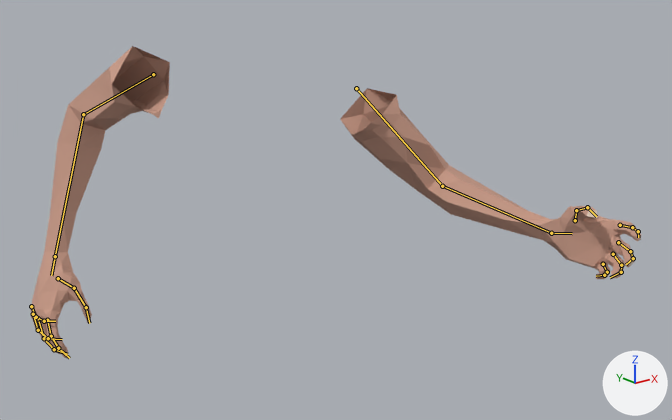
An edit to the Blender file ScoopsField/res/models/viewmodel.blend, drawn before and after from the same camera.
Before and after are seen from a camera (50 mm lens) standing at (-0.866, -1.291, 0.217) and looking at (0.047, -0.149, -0.239). Every picture has the same lights, and +X, +Y and +Z are marked at lower right. The first picture is the older version. Both versions are drawn at frame 12 of the action 'run'; the numbers are the values there. The bones that change, and the others that lie on the model, are drawn over the model as lines.

The first picture shows 'Viewmodel'.
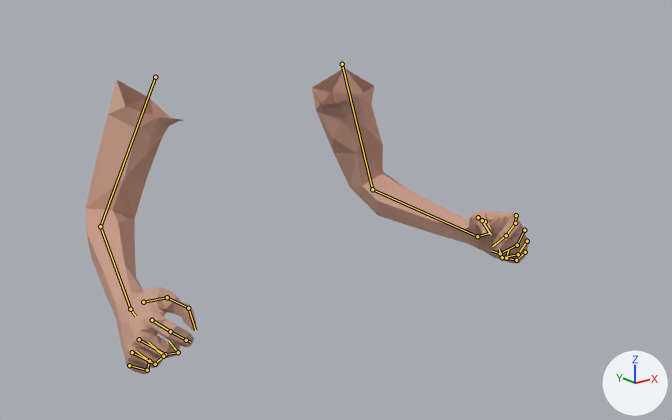
Changed parts and their boxes [x1, y1, x2, y2] in the pictures (672 x 420 px):
```json
{"object": "Viewmodel", "change": "posed", "before": [31, 46, 641, 359], "after": [85, 68, 529, 374], "on screen": "27% narrower"}
{"bone": "upperarm_l", "before": "(356, 88) to (442, 186)", "after": "(342, 64) to (372, 189)"}
{"bone": "index_01_l", "before": "(620, 225) to (632, 227)", "after": "(516, 215) to (515, 223)"}
{"bone": "middle_01_l", "before": "(618, 242) to (630, 251)", "after": "(524, 230) to (517, 245)"}
{"bone": "pinky_01_l", "before": "(603, 264) to (607, 272)", "after": "(525, 252) to (516, 260)"}
{"bone": "ring_01_l", "before": "(613, 254) to (621, 265)", "after": "(527, 241) to (518, 254)"}
{"bone": "thumb_01_l", "before": "(575, 220) to (576, 210)", "after": "(485, 221) to (478, 217)"}
{"bone": "thumb_02_l", "before": "(576, 210) to (587, 207)", "after": "(478, 217) to (482, 220)"}
{"bone": "upperarm_r", "before": "(153, 74) to (83, 114)", "after": "(155, 77) to (100, 226)"}
{"bone": "index_01_r", "before": "(47, 320) to (51, 336)", "after": "(152, 320) to (170, 331)"}
{"bone": "middle_01_r", "before": "(38, 318) to (44, 338)", "after": "(139, 339) to (165, 354)"}
{"bone": "pinky_01_r", "before": "(31, 306) to (36, 317)", "after": "(129, 365) to (147, 370)"}
{"bone": "ring_01_r", "before": "(33, 314) to (38, 330)", "after": "(132, 352) to (155, 364)"}
{"bone": "thumb_01_r", "before": "(58, 278) to (74, 288)", "after": "(143, 302) to (167, 297)"}
{"bone": "thumb_02_r", "before": "(74, 288) to (86, 307)", "after": "(167, 297) to (188, 308)"}
```

Edits to the scene script, one JSON object a line:
```json
{"block": "bone_upperarm_l", "where": "bone_upperarm_l = bpy.data.objects['Skeleton'].pose.bones['upperarm_l']  # child of 'clavicle_l'"}
{"op": "set", "path": "bone_upperarm_l.rotation_euler", "old": "(0.0, 0.0, 0.0)", "new": "(-0.105, 0.0873, -0.559)", "note": "degrees (0, 0, 0) -> degrees (-6, 5, -32)"}
{"block": "bone_index_01_l", "where": "bone_index_01_l = bpy.data.objects['Skeleton'].pose.bones['index_01_l']  # child of 'hand_l'"}
{"op": "set", "path": "bone_index_01_l.rotation_quaternion", "old": "(0.995, 0.102, 0.0, 0.0)", "new": "(0.944, 0.329, 0.0, 0.0)", "note": "degrees (12, 0, 0) -> degrees (38, 0, 0)"}
{"block": "bone_middle_01_l", "where": "bone_middle_01_l = bpy.data.objects['Skeleton'].pose.bones['middle_01_l']  # child of 'hand_l'"}
{"op": "set", "path": "bone_middle_01_l.rotation_quaternion", "old": "(0.987, 0.159, 0.0, 0.0)", "new": "(0.885, 0.465, 0.0, 0.0)", "note": "degrees (18, 0, 0) -> degrees (55, 0, 0)"}
{"block": "bone_pinky_01_l", "where": "bone_pinky_01_l = bpy.data.objects['Skeleton'].pose.bones['pinky_01_l']  # child of 'hand_l'"}
{"op": "set", "path": "bone_pinky_01_l.rotation_quaternion", "old": "(0.976, 0.218, 0.0, 0.0)", "new": "(0.818, 0.575, 0.0, 0.0)", "note": "degrees (25, 0, 0) -> degrees (70, 0, 0)"}
{"block": "bone_ring_01_l", "where": "bone_ring_01_l = bpy.data.objects['Skeleton'].pose.bones['ring_01_l']  # child of 'hand_l'"}
{"op": "set", "path": "bone_ring_01_l.rotation_quaternion", "old": "(0.981, 0.195, 0.0, 0.0)", "new": "(0.847, 0.532, 0.0, 0.0)", "note": "degrees (22, 0, 0) -> degrees (64, 0, 0)"}
{"block": "bone_thumb_01_l", "where": "bone_thumb_01_l = bpy.data.objects['Skeleton'].pose.bones['thumb_01_l']  # child of 'hand_l'"}
{"op": "set", "path": "bone_thumb_01_l.rotation_euler", "old": "(0.0, 0.0, 0.0)", "new": "(0.0698, 0.0524, -0.14)", "note": "degrees (0, 0, 0) -> degrees (4, 3, -8)"}
{"block": "bone_thumb_02_l", "where": "bone_thumb_02_l = bpy.data.objects['Skeleton'].pose.bones['thumb_02_l']  # child of 'thumb_01_l'"}
{"op": "set", "path": "bone_thumb_02_l.rotation_quaternion", "old": "(0.991, 0.13, 0.0, 0.0)", "new": "(0.977, 0.212, 0.0, 0.0)", "note": "degrees (15, 0, 0) -> degrees (24, 0, 0)"}
{"block": "bone_upperarm_r", "where": "bone_upperarm_r = bpy.data.objects['Skeleton'].pose.bones['upperarm_r']  # child of 'clavicle_r'"}
{"op": "set", "path": "bone_upperarm_r.rotation_euler", "old": "(0.0, 0.0, 0.0)", "new": "(-0.105, -0.0873, 0.559)", "note": "degrees (0, 0, 0) -> degrees (-6, -5, 32)"}
{"block": "bone_index_01_r", "where": "bone_index_01_r = bpy.data.objects['Skeleton'].pose.bones['index_01_r']  # child of 'hand_r'"}
{"op": "set", "path": "bone_index_01_r.location", "old": "(-0.001, 0.003, -0.001)", "new": "(0.0, 0.0, 0.0)"}
{"op": "set", "path": "bone_index_01_r.rotation_quaternion", "old": "(0.992, 0.101, 0.0, 0.0)", "new": "(0.887, 0.309, 0.0, 0.0)", "note": "degrees (12, 0, 0) -> degrees (38, 0, 0)"}
{"block": "bone_middle_01_r", "where": "bone_middle_01_r = bpy.data.objects['Skeleton'].pose.bones['middle_01_r']  # child of 'hand_r'"}
{"op": "set", "path": "bone_middle_01_r.location", "old": "(-0.001, 0.002, 0.001)", "new": "(0.0, 0.0, 0.0)"}
{"op": "set", "path": "bone_middle_01_r.rotation_quaternion", "old": "(0.987, 0.159, 0.0, 0.0)", "new": "(0.855, 0.449, 0.0, 0.0)", "note": "degrees (18, 0, 0) -> degrees (55, 0, 0)"}
{"block": "bone_pinky_01_r", "where": "bone_pinky_01_r = bpy.data.objects['Skeleton'].pose.bones['pinky_01_r']  # child of 'hand_r'"}
{"op": "set", "path": "bone_pinky_01_r.location", "old": "(0.0, -0.006, 0.0)", "new": "(0.0, 0.0, 0.0)"}
{"op": "set", "path": "bone_pinky_01_r.rotation_quaternion", "old": "(0.975, 0.218, 0.0, 0.0)", "new": "(0.811, 0.57, 0.0, 0.0)", "note": "degrees (25, 0, 0) -> degrees (70, 0, 0)"}
{"block": "bone_ring_01_r", "where": "bone_ring_01_r = bpy.data.objects['Skeleton'].pose.bones['ring_01_r']  # child of 'hand_r'"}
{"op": "set", "path": "bone_ring_01_r.location", "old": "(0.0, 0.0, 0.001)", "new": "(0.0, 0.0, 0.0)"}
{"op": "set", "path": "bone_ring_01_r.rotation_quaternion", "old": "(0.98, 0.195, 0.0, 0.0)", "new": "(0.831, 0.522, 0.0, 0.0)", "note": "degrees (22, 0, 0) -> degrees (64, 0, 0)"}
{"block": "bone_thumb_01_r", "where": "bone_thumb_01_r = bpy.data.objects['Skeleton'].pose.bones['thumb_01_r']  # child of 'hand_r'"}
{"op": "set", "path": "bone_thumb_01_r.rotation_euler", "old": "(0.0, 0.0, 0.0)", "new": "(0.0698, -0.0524, 0.14)", "note": "degrees (0, 0, 0) -> degrees (4, -3, 8)"}
{"block": "bone_thumb_02_r", "where": "bone_thumb_02_r = bpy.data.objects['Skeleton'].pose.bones['thumb_02_r']  # child of 'thumb_01_r'"}
{"op": "set", "path": "bone_thumb_02_r.rotation_quaternion", "old": "(0.991, 0.13, 0.0, 0.0)", "new": "(0.952, 0.207, 0.0, 0.0)", "note": "degrees (15, 0, 0) -> degrees (24, 0, 0)"}
{"block": "bone_hand_ik_l", "where": "bone_hand_ik_l = bpy.data.objects['Skeleton'].pose.bones['hand_ik_l']  # child of 'root'"}
{"op": "set", "path": "bone_hand_ik_l.location", "old": "(-0.184, 0.025, 0.163)", "new": "(-0.122, -0.075, 0.204)"}
{"op": "set", "path": "bone_hand_ik_l.rotation_quaternion", "old": "(0.864, 0.157, -0.387, 0.282)", "new": "(0.85, 0.255, -0.165, 0.431)", "note": "degrees (5, -49, 34) -> degrees (20, -30, 48)"}
{"block": "bone_hand_ik_r", "where": "bone_hand_ik_r = bpy.data.objects['Skeleton'].pose.bones['hand_ik_r']  # child of 'root'"}
{"op": "set", "path": "bone_hand_ik_r.location", "old": "(-0.176, -0.475, 0.055)", "new": "(0.103, -0.1, 0.104)"}
{"op": "set", "path": "bone_hand_ik_r.rotation_quaternion", "old": "(0.786, -0.075, 0.06, 0.2)", "new": "(0.944, 0.042, 0.16, -0.285)", "note": "degrees (-8, 11, 28) -> degrees (-1, 19, -34)"}
```
